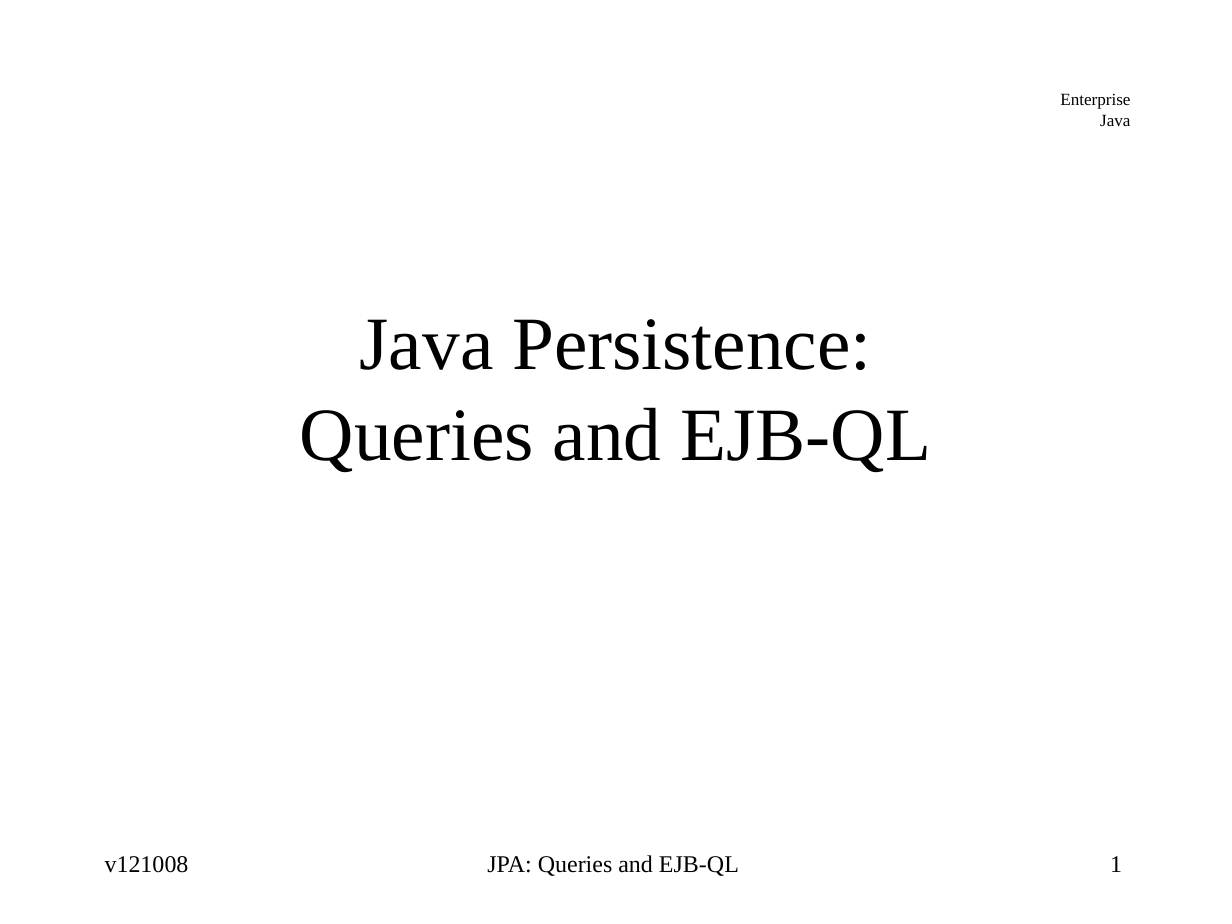
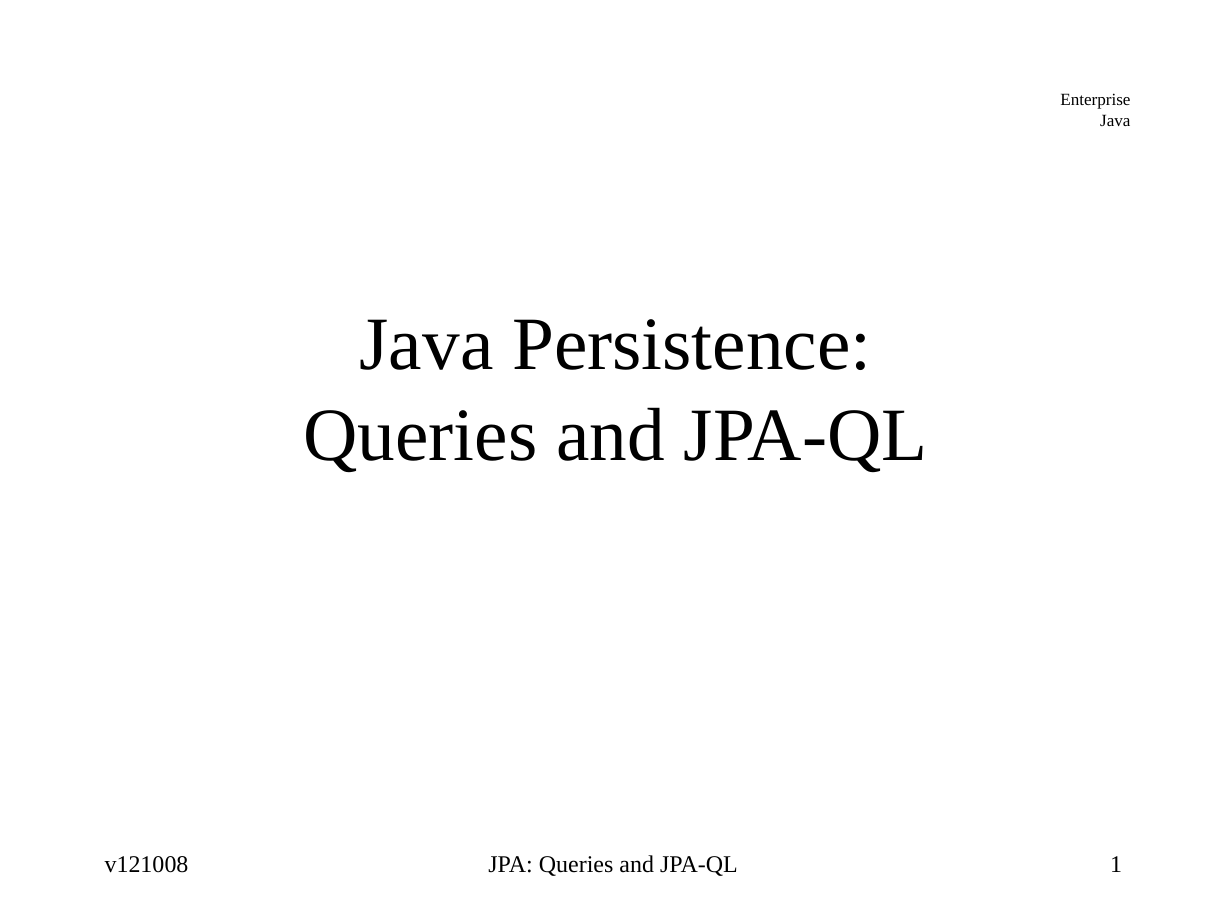
Before and after one commit to jcstaff/ejava-javaee, a slide deck: slide 1 of ormEJBQL/src/site/resources/lectures/ormJPAQL.ppt. Drawn at 1232x924 pixels with LibreOffice and Linux fonts; fonts in the diff are those of the drawing. Boxes give left, top, right and bottom in pixels: in the first picture for what was removed or moved away, otherwise in the second. Text is boxed around its words. In the diff, an @@ line names an element or a change of style, - is before the commit and + after.

```diff
--- a/ormEJBQL/src/site/resources/lectures/ormJPAQL.ppt
+++ b/ormEJBQL/src/site/resources/lectures/ormJPAQL.ppt
@@ title at (303, 319, 928, 473): text changed @@
-Java Persistence:
-Queries and EJB-QL
+Java Persistence:
+Queries and JPA-QL
@@ text at (488, 855, 738, 876): text changed @@
-JPA: Queries and EJB-QL
+JPA: Queries and JPA-QL
```
Also in this commit, not shown: 55 other slides changed, 1 other file.
